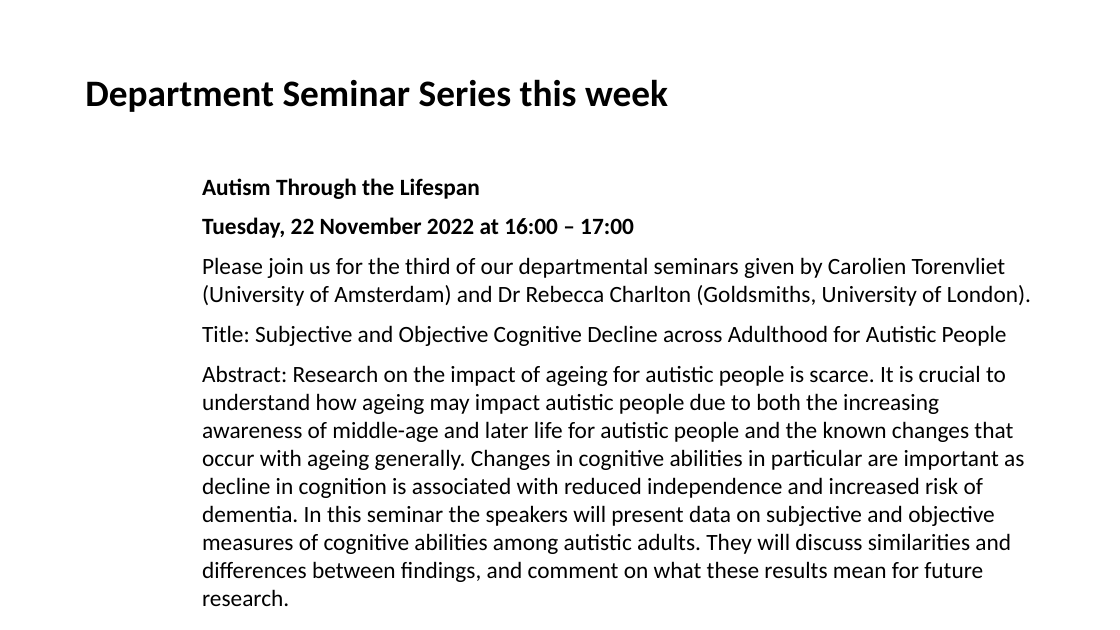
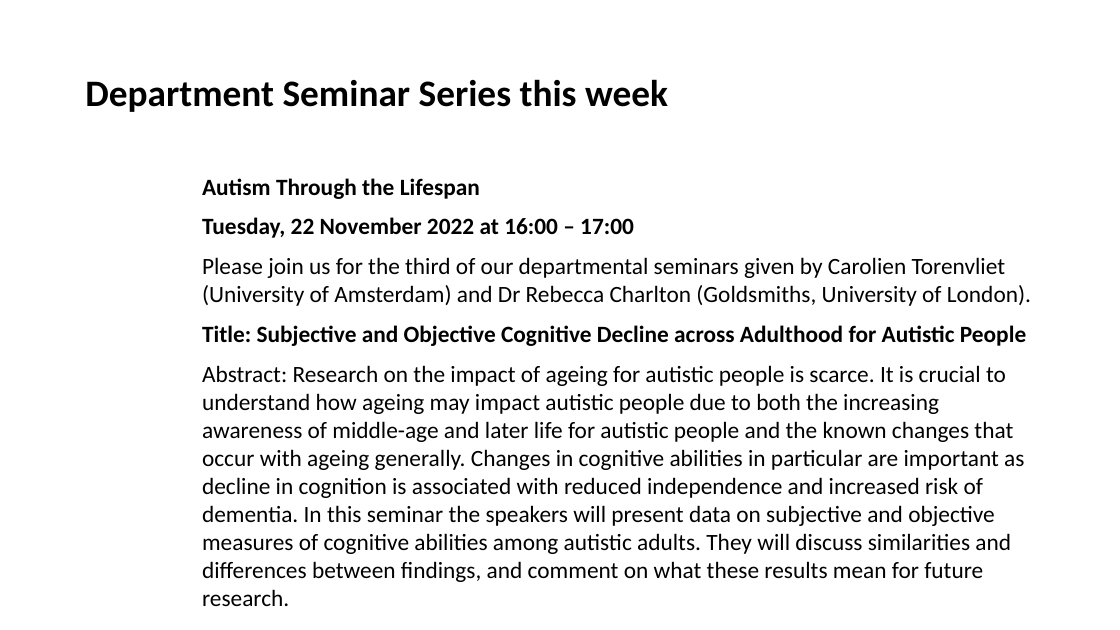
Before and after one commit to LittleMonkeyLab/PS52007Dslides, a slide deck: slide 3 of _site/lectures/Lecture07/Lecture07.pptx. Drawn at 1120x630 pixels with LibreOffice and Linux fonts; fonts in the diff are those of the drawing. Boxes give left, top, right and bottom in pixels: in the first picture for what was removed or moved away, otherwise in the second. Text is boxed around its words. In the diff, an @@ line names an element or a change of style, - is before the commit and + after.

```diff
--- a/_site/lectures/Lecture07/Lecture07.pptx
+++ b/_site/lectures/Lecture07/Lecture07.pptx
@@ text at <box>202,325,1026,346</box>: bold on in "Title: Subjective and Objective Cognitive Decline across ..." @@
```
Also in this commit, not shown: 2 other slides changed, 26 slides added, 2 slides removed, 34 other files.
